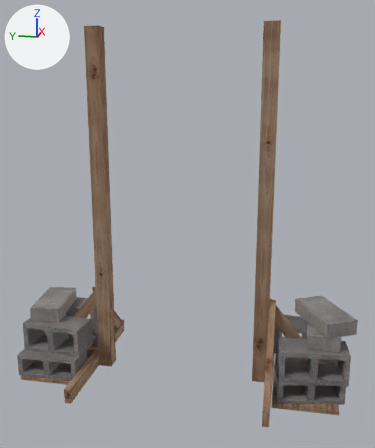
The Blender file ihmc-high-level-behaviors/src/libgdx/resources/environmentObjects/door/doorFrame/DoorFrame.blend, before and after one commit.
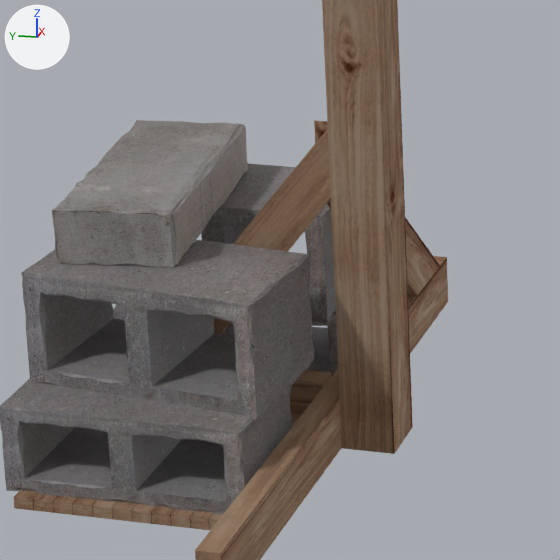
Each version is shown whole from a 50 mm camera at (-3.055, -0.188, 1.764) aimed at (-0.014, 0.42, 1.004), then close up on the part from 5% to 40% of the width and 58% to 88% of the height. Every picture has the same lights, and +X, +Y and +Z are marked at upper left. The close-ups show mesh edges as thin lines.
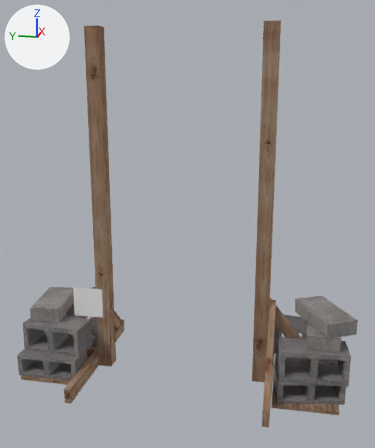
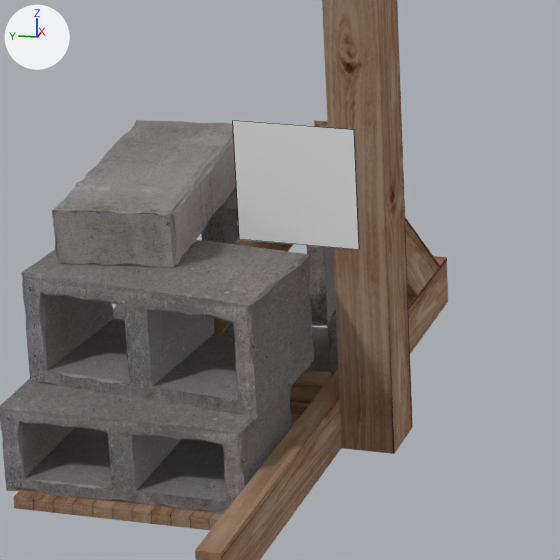
Commit message: Start adding marker to door frame but abort mission.

Changed parts and their boxes (x1, y1, x2, y2) in the close-ups (560 x 560 px):
'Frame Fiducial', added
    after: (233, 121, 359, 250)

The change, as a list of edits to the scene's bpy script:
```text
Add me_plane:
    me_plane.from_pydata([(-1.0, -1.0, 0.0), (1.0, -1.0, 0.0), (-1.0, 1.0, 0.0), (1.0, 1.0, 0.0)], [], [(0, 1, 3, 2)])
Add ob_frame_fiducial:
    ob_frame_fiducial = bpy.data.objects.new('Frame Fiducial', me_plane)
    ob_frame_fiducial.location = (-0.046, 1.079, 0.45)
    ob_frame_fiducial.rotation_euler = (0.0, -1.571, 0.0)  # degrees (0, -90, 0)
    ob_frame_fiducial.scale = (0.1, 0.1, 0.1)
```
